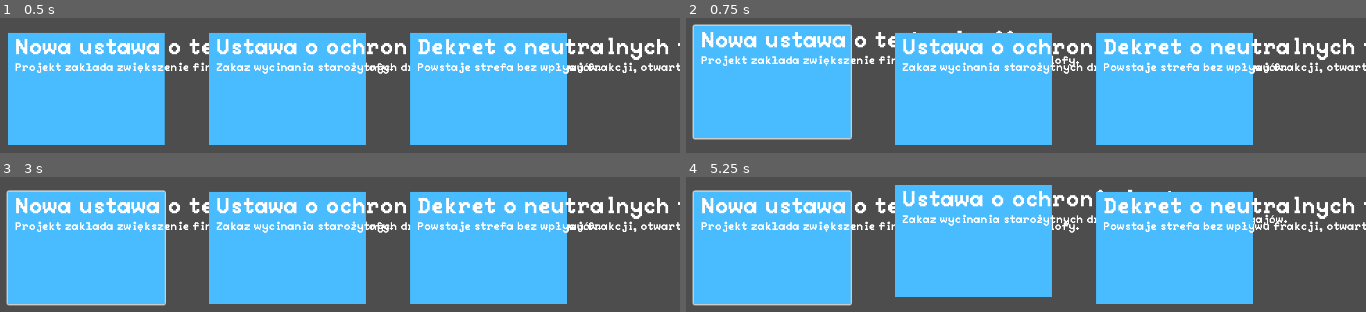
Above: before the commit, frames 1-4 (two rows, left to right).
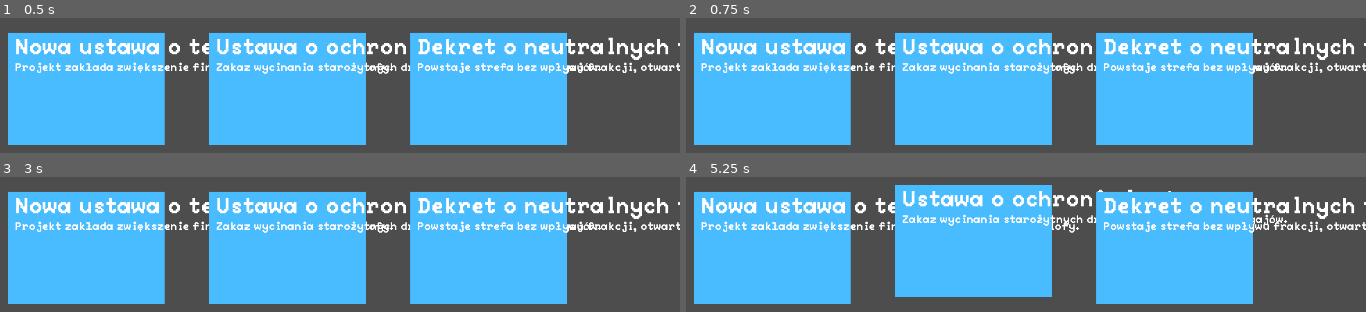
Above: after the commit, the same moments.

Repository: WhatYouFormaggiKindOfPizza/game
Game: Godot game, scene res://scenes/game.tscn
The game is run twice, just before and just after one commit, with the same random seed, the same clock (stepped at 60 frames per second) and the same inputs. The engine's default icon, where the game draws it, is replaced by a stand-in: a white triangle on a blue panel in a dark square.
Inputs (mouse positions are in pixels of both pictures, inside the frame that each line leads up to):
- Up to frame 1 (0.5 s): no input
- Up to frame 2 (0.75 s): click (774, 89) at 0.52 s
- Up to frame 3 (3 s): click (88, 240) at 1.27 s; click (88, 240) at 2.02 s; tap Enter at 2.75 s; move the mouse to (outside the picture) at 2.77 s
- Up to frame 4 (5.25 s): tap Space at 3.5, 5 s; move the mouse to (outside the picture) at 3.52 s; tap Enter at 4.25 s; move the mouse to (outside the picture) at 4.27 s; move the mouse to (924, 202) at 5.02 s

Frame 1 is identical in both runs. In frame 2, 7.2% of the frame differs, in the area x 0-58%, y 4-95%; in frame 3, 1.2%; in frame 4, 1.2%.

Commit message:
Remove paost from parent instead destroying

Diff:
--- a/scripts/game_manager.gd
+++ b/scripts/game_manager.gd
@@ -123,7 +123,7 @@
 	var current_posts: Array[Post] = posts.slice(0, 3)
 
 	for c in posts_container.get_children():
-		c.queue_free()  # Clear previous posts
+		posts_container.remove_child(c)
 
 	for post in current_posts:
 		posts_container.add_child(post)
@@ -133,9 +133,16 @@
 
 
 func end_turn() -> void:
-	print("Ending turn...")  # Placeholder for ending the turn logic
-	pass
+	if show_logs:
+		print("Ending turn...")
 
+	if day >= max_turns:
+		end_game()
+
+	elif day % 7 == 0:
+		end_round()
+	else:
+		next_turn()
 
 func end_round() -> void:
 	if show_logs:
@@ -161,4 +168,14 @@
 	# TODO: show event resolutions
 	# TODO: show week summary (relationships changes of all pretenders)
 
-	week_data.clear()  # Clear week data for the next round
+
+	#TODO: on "next" button click, reset posts and start next turn
+	week_data.clear()
+	next_turn()
+
+
+func end_game() -> void:
+	if show_logs:
+		print("Game ended after " + str(day) + " days.")
+
+	# TODO: Show final scores and rankings
